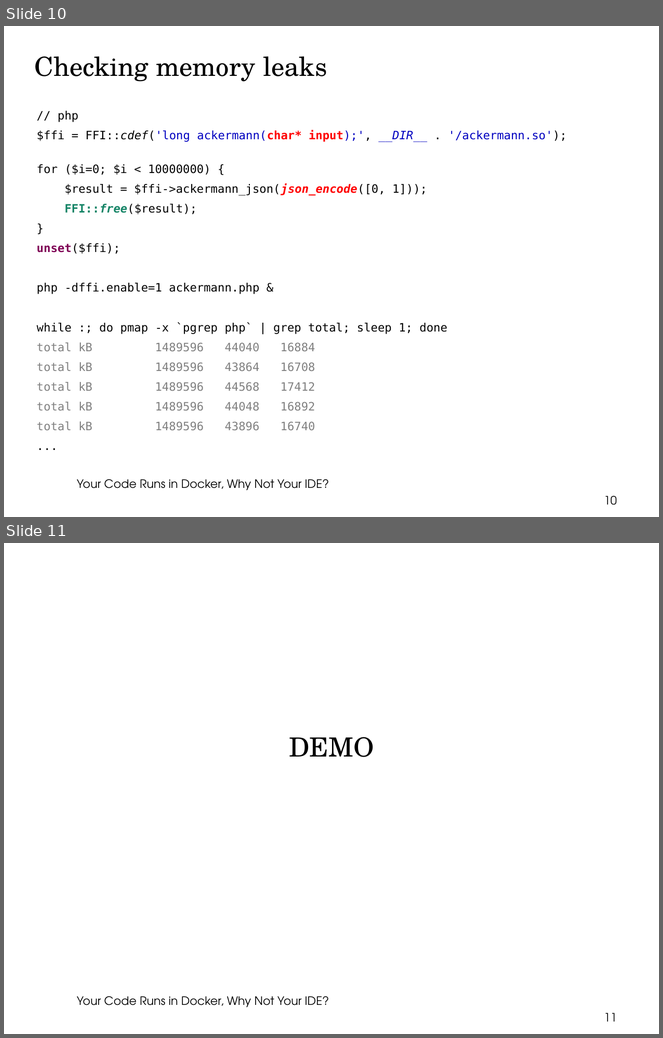
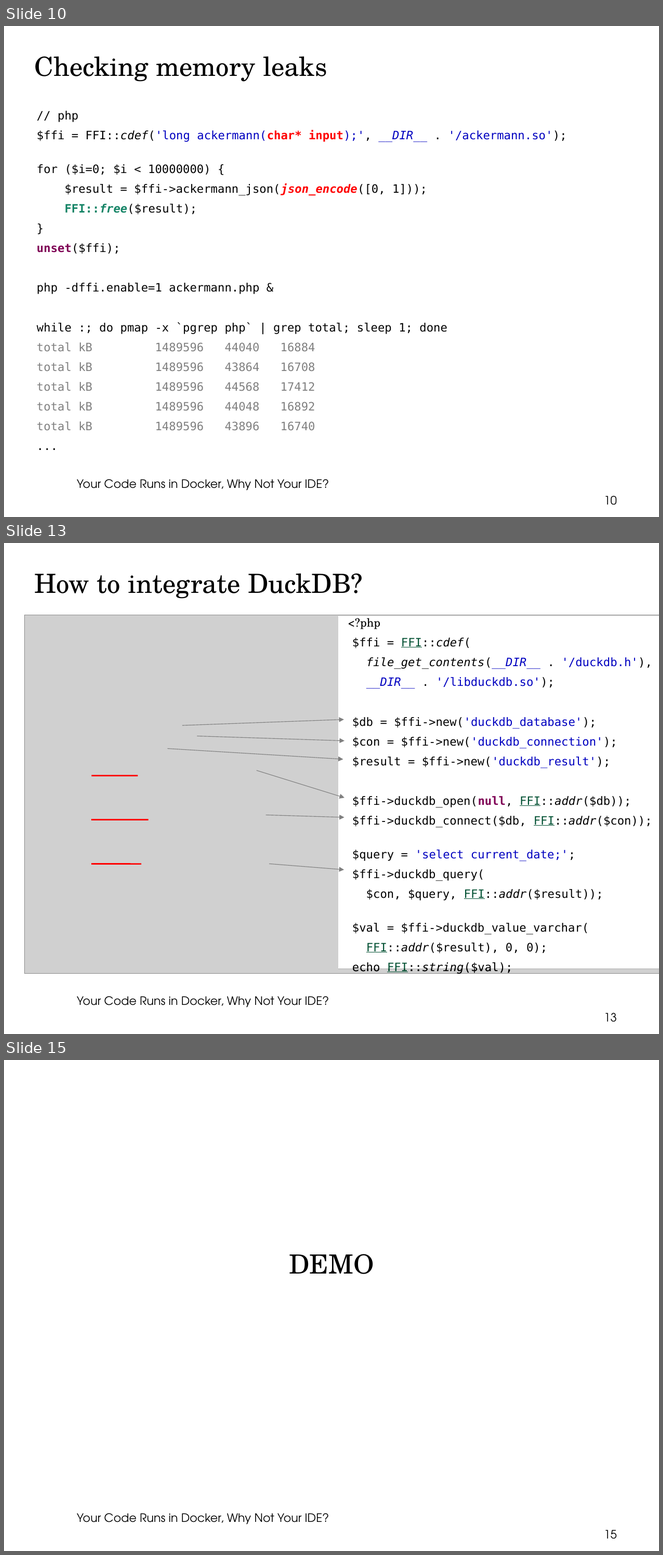
Before and after one commit to thbley/php-go-integration, a slide deck: getting_started_with_php_ffi.odp. Shown one above the other, each under a label of ours: slides 10 and 11 before the commit, slides 10, 13 and 15 after it; the slides between them are not shown. The pictures are 663x1038 and 663x1555 pixels, drawn with LibreOffice and Linux fonts; fonts in the diff are those of the drawing; grey boxes stand for pictures; background and template pictures are left out. Boxes give left, top, right and bottom in pixels: in the first picture for what was removed or moved away, otherwise in the second. Text is boxed around its words. In the diff, an @@ line names an element or a change of style, - is before the commit and + after.

```diff
--- a/getting_started_with_php_ffi.odp
+++ b/getting_started_with_php_ffi.odp
@@ slide 13 added at box(4, 543, 659, 1034), background picture (left out); not listed: 1 template element that a slide beside it also shows @@
@@ title added at box(34, 573, 363, 599), 32 pt, text #000000 @@
+How to integrate DuckDB?
@@ picture added at box(24, 615, 659, 974) @@
@@ text added at box(339, 615, 659, 975), fill #FFFFFF, 14 pt, text #000000 @@
+<?php
+$ffi = FFI::cdef(
+file_get_contents(__DIR__ . '/duckdb.h'),
+__DIR__ . '/libduckdb.so');
+$db = $ffi->new('duckdb_database');
+$con = $ffi->new('duckdb_connection');
+$result = $ffi->new('duckdb_result');
+$ffi->duckdb_open(null, FFI::addr($db));
+$ffi->duckdb_connect($db, FFI::addr($con));
+$query = 'select current_date;';
+$ffi->duckdb_query(
+$con, $query, FFI::addr($result));
+$val = $ffi->duckdb_value_varchar(
+FFI::addr($result), 0, 0);
+echo FFI::string($val);
@@ arrow added from (182, 726) to (344, 720), #808080 0.71 pt @@
@@ arrow added from (197, 736) to (345, 741), #808080 0.71 pt @@
@@ arrow added from (167, 749) to (344, 759), #808080 0.71 pt @@
@@ line added from (91, 776) to (138, 776), #FF0000 1.7 pt @@
@@ arrow added from (257, 771) to (345, 798), #808080 0.71 pt @@
@@ line added from (91, 820) to (149, 820), #FF0000 1.7 pt @@
@@ arrow added from (266, 815) to (345, 818), #808080 0.71 pt @@
@@ line added from (91, 864) to (141, 864), #FF0000 1.7 pt @@
@@ arrow added from (269, 864) to (344, 870), #808080 0.71 pt @@
@@ page number added at box(604, 1013, 617, 1022), 14 pt, text #000000 @@
+13
@@ what was slide 11 is now slide 15 @@
@@ page number at box(604, 1530, 617, 1539): text changed @@
-11
+15
```
Also in this commit, not shown: 3 slides changed, 3 other slides added, 1 other file.
